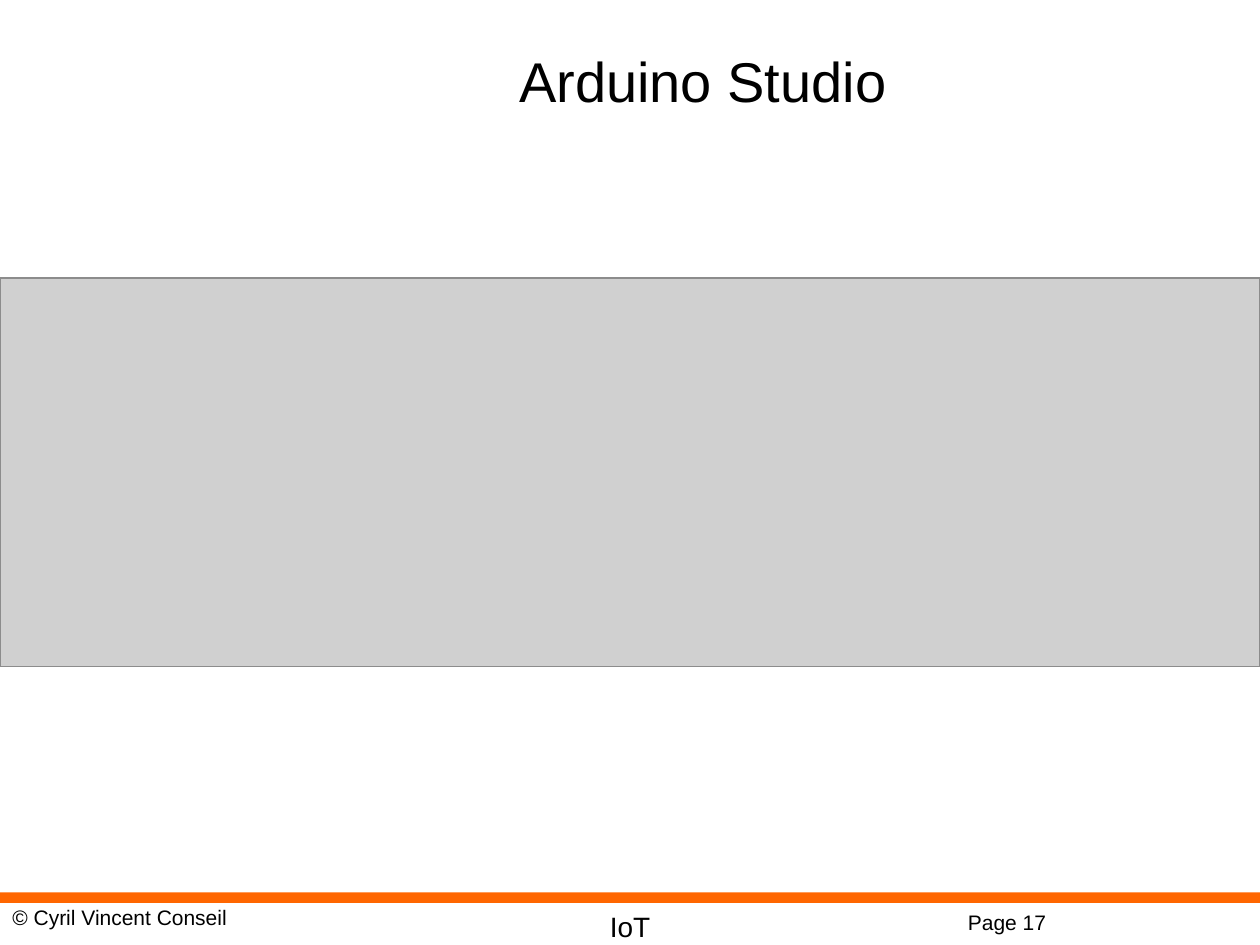
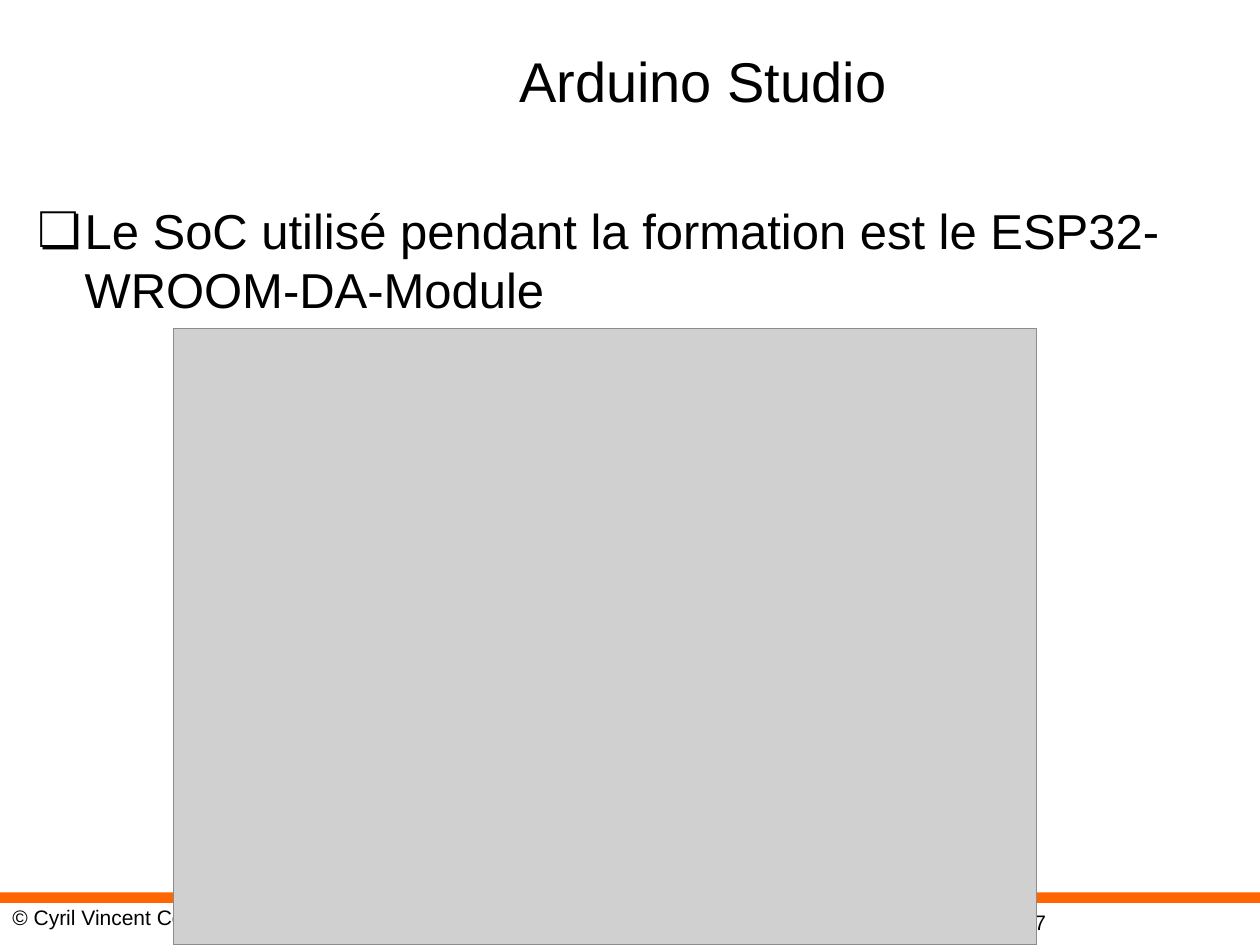
Before and after one commit to cyrilvincent/IoT, a slide deck: slide 17 of ppt/IoT17-ESP32.pptx. Drawn at 1260x945 pixels with LibreOffice and Linux fonts; fonts in the diff are those of the drawing; grey boxes stand for pictures; background and template pictures are left out. Boxes give left, top, right and bottom in pixels: in the first picture for what was removed or moved away, otherwise in the second. Text is boxed around its words. In the diff, an @@ line names an element or a change of style, - is before the commit and + after.

```diff
--- a/ppt/IoT17-ESP32.pptx
+++ b/ppt/IoT17-ESP32.pptx
@@ text added at [85, 213, 1159, 309], 28 pt, text #000000 @@
+❏ Le SoC utilisé pendant la formation est le ESP32-WROOM-DA-Module
@@ picture removed at [0, 278, 1260, 667] @@
@@ picture added at [174, 329, 1037, 945] @@
```
Also in this commit, not shown: 2 other slides changed, 1 slide added, 1 slide removed, 11 other files.
